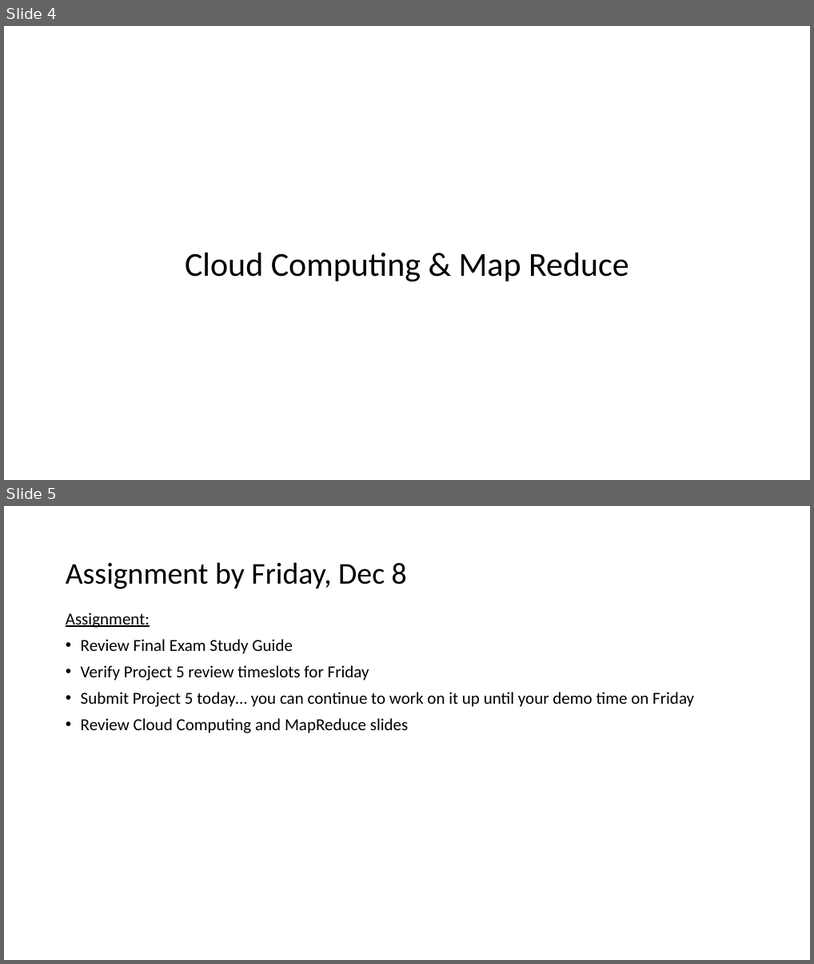
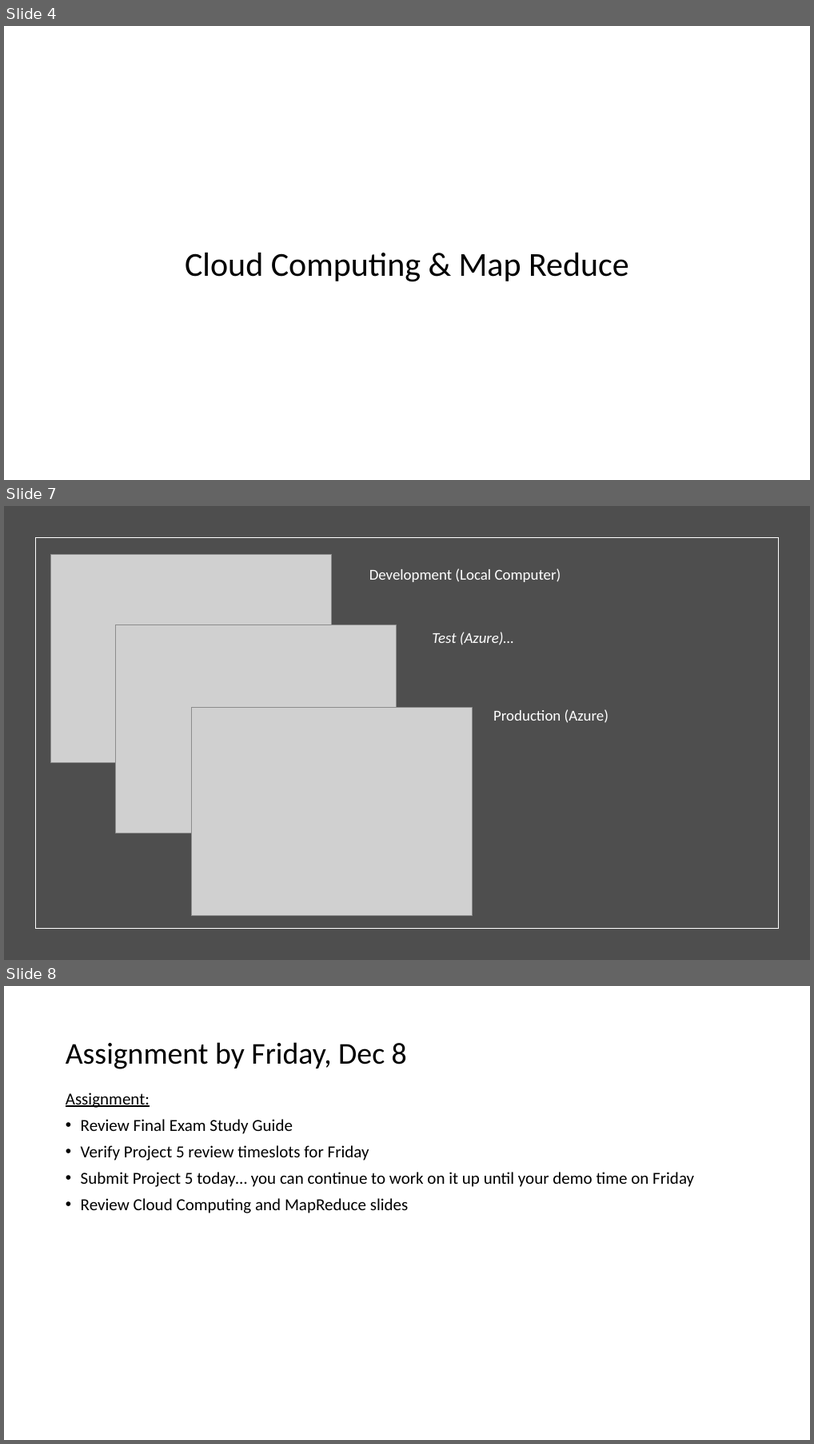
Before and after one commit to EricJPogue/www-epogue-info, a slide deck: CPSC-24700/Presentations/session-40.pptx. Shown one above the other, each under a label of ours: slides 4 and 5 before the commit, slides 4, 7 and 8 after it; the slides between them are not shown. The pictures are 814x964 and 814x1444 pixels, drawn with LibreOffice and Linux fonts; fonts in the diff are those of the drawing; grey boxes stand for pictures. Boxes give left, top, right and bottom in pixels: in the first picture for what was removed or moved away, otherwise in the second. Text is boxed around its words. In the diff, an @@ line names an element or a change of style, - is before the commit and + after.

```diff
--- a/CPSC-24700/Presentations/session-40.pptx
+++ b/CPSC-24700/Presentations/session-40.pptx
@@ slide 7 added at bbox=[4, 506, 810, 960], background #FFFFFF @@
@@ rectangle added at bbox=[4, 506, 810, 960], fill #4E4E4E @@
@@ rectangle added at bbox=[35, 538, 779, 928], outline #FFFFFF 1 pt @@
@@ picture added at bbox=[51, 554, 332, 763] @@
@@ text added at bbox=[370, 568, 562, 582], 18 pt, text #FFFFFF @@
+Development (Local Computer)
@@ picture added at bbox=[116, 625, 397, 833] @@
@@ text added at bbox=[432, 632, 514, 645], 18 pt, text #FFFFFF, italic @@
+Test (Azure)…
@@ picture added at bbox=[191, 708, 472, 916] @@
@@ text added at bbox=[494, 709, 609, 723], 18 pt, text #FFFFFF @@
+Production (Azure)
@@ what was slide 5 is now slide 8 @@
```
Also in this commit, not shown: 1 slide changed, 2 other slides added, 3 other files.
